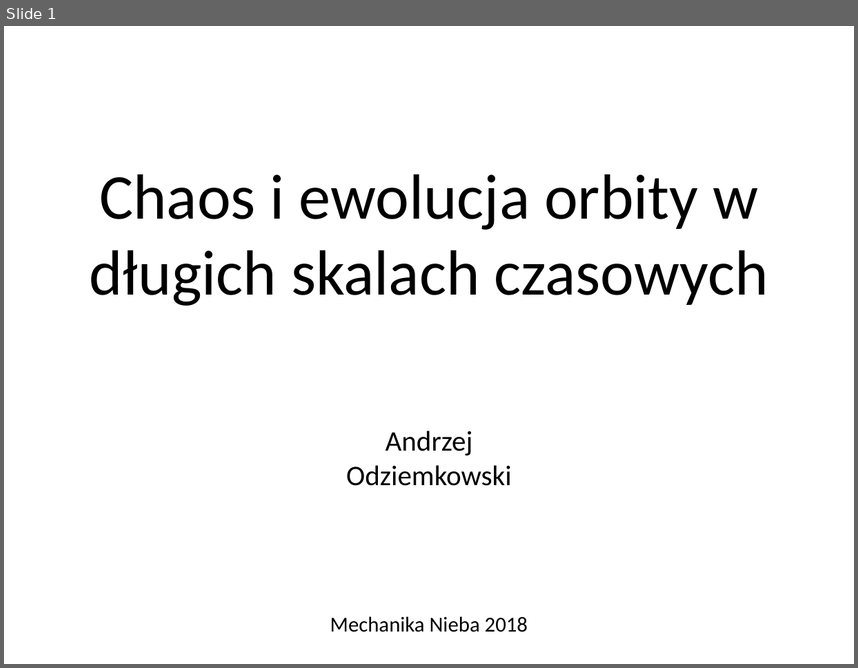
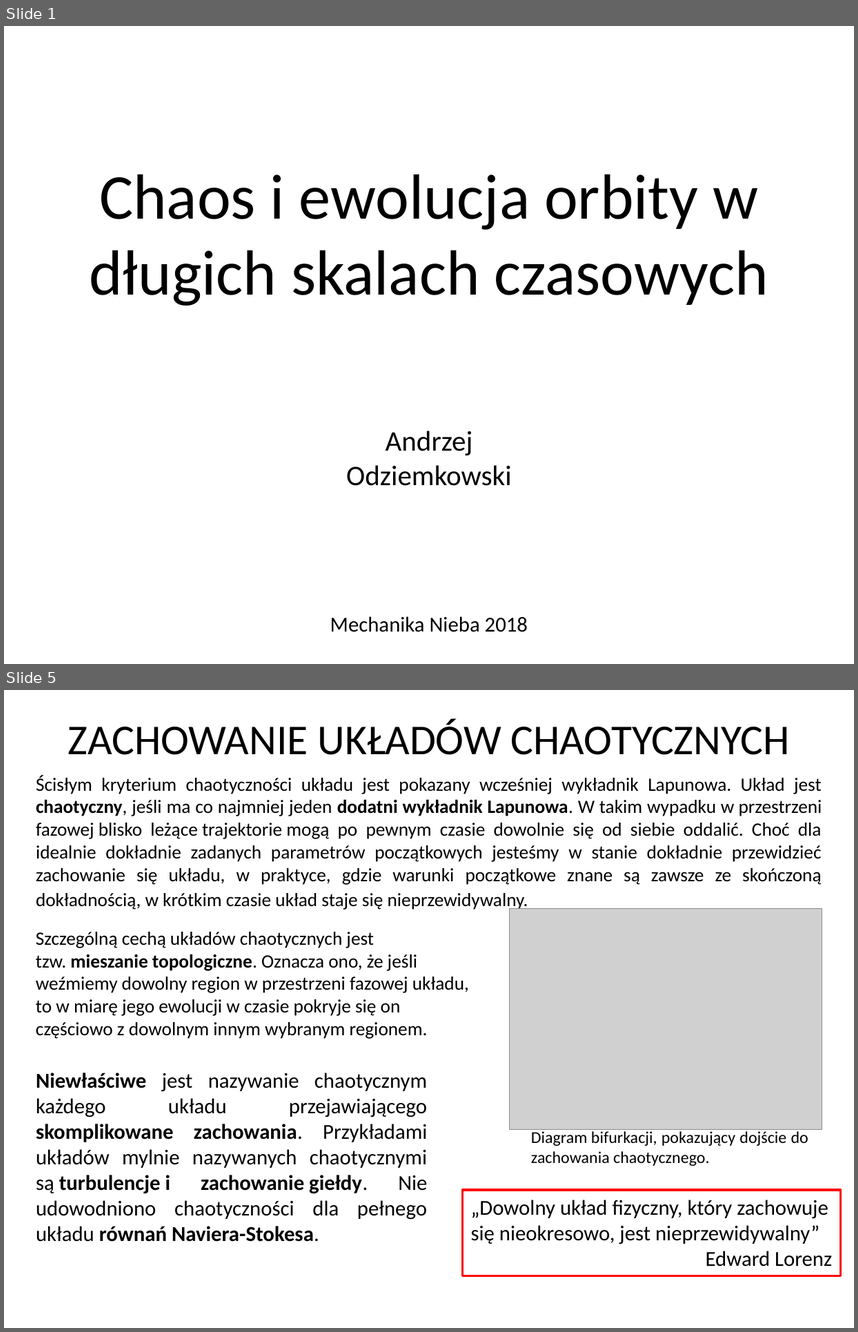
Before and after one commit to odziemkowski/Mechanika_nieba, a slide deck: Chaos i ewolucja orbity w długich skalach czasowych.pptx. Shown one above the other, each under a label of ours: slide 1 before the commit, slides 1 and 5 after it; the slides between them are not shown. The pictures are 858x668 and 858x1332 pixels, drawn with LibreOffice and Linux fonts; fonts in the diff are those of the drawing; grey boxes stand for pictures. Boxes give left, top, right and bottom in pixels: in the first picture for what was removed or moved away, otherwise in the second. Text is boxed around its words. In the diff, an @@ line names an element or a change of style, - is before the commit and + after.

```diff
--- a/Chaos i ewolucja orbity w długich skalach czasowych.pptx
+++ b/Chaos i ewolucja orbity w długich skalach czasowych.pptx
@@ slide 5 added at [4,690,854,1328], background #FFFFFF @@
@@ text added at [68,718,790,755], 36 pt, text #000000 @@
+ZACHOWANIE UKŁADÓW CHAOTYCZNYCH
@@ text added at [36,775,822,911], 16 pt, text #000000 @@
+Ścisłym kryterium chaotyczności układu jest pokazany wcześniej wykładnik Lapunowa. Układ jest chaotyczny, jeśli ma co najmniej jeden dodatni wykładnik Lapunowa. W takim wypadku w przestrzeni fazowej blisko leżące trajektorie mogą po pewnym czasie dowolnie się od siebie oddalić. Choć dla idealnie dokładnie zadanych parametrów początkowych jesteśmy w stanie dokładnie przewidzieć zachowanie się układu, w praktyce, gdzie warunki początkowe znane są zawsze ze skończoną dokładnością, w krótkim czasie układ staje się nieprzewidywalny.
@@ picture added at [509,909,822,1130] @@
@@ text added at [36,931,469,1038], 16 pt, text #000000 @@
+Szczególną cechą układów chaotycznych jest tzw. mieszanie topologiczne. Oznacza ono, że jeśli weźmiemy dowolny region w przestrzeni fazowej układu, to w miarę jego ewolucji w czasie pokryje się on częściowo z dowolnym innym wybranym regionem.
@@ text added at [36,1072,427,1241], 18 pt, text #000000 @@
+Niewłaściwe jest nazywanie chaotycznym każdego układu przejawiającego skomplikowane zachowania. Przykładami układów mylnie nazywanych chaotycznymi są turbulencje i zachowanie giełdy. Nie udowodniono chaotyczności dla pełnego układu równań Naviera-Stokesa.
@@ text added at [531,1129,809,1165], 14 pt, text #000000 @@
+Diagram bifurkacji, pokazujący dojście do zachowania chaotycznego.
@@ rectangle added at [462,1190,840,1276], outline #FF0000 2 pt, 18 pt, text #000000 @@
+„Dowolny układ fizyczny, który zachowuje się nieokresowo, jest nieprzewidywalny”
+Edward Lorenz
```
Also in this commit, not shown: 12 other slides added.
